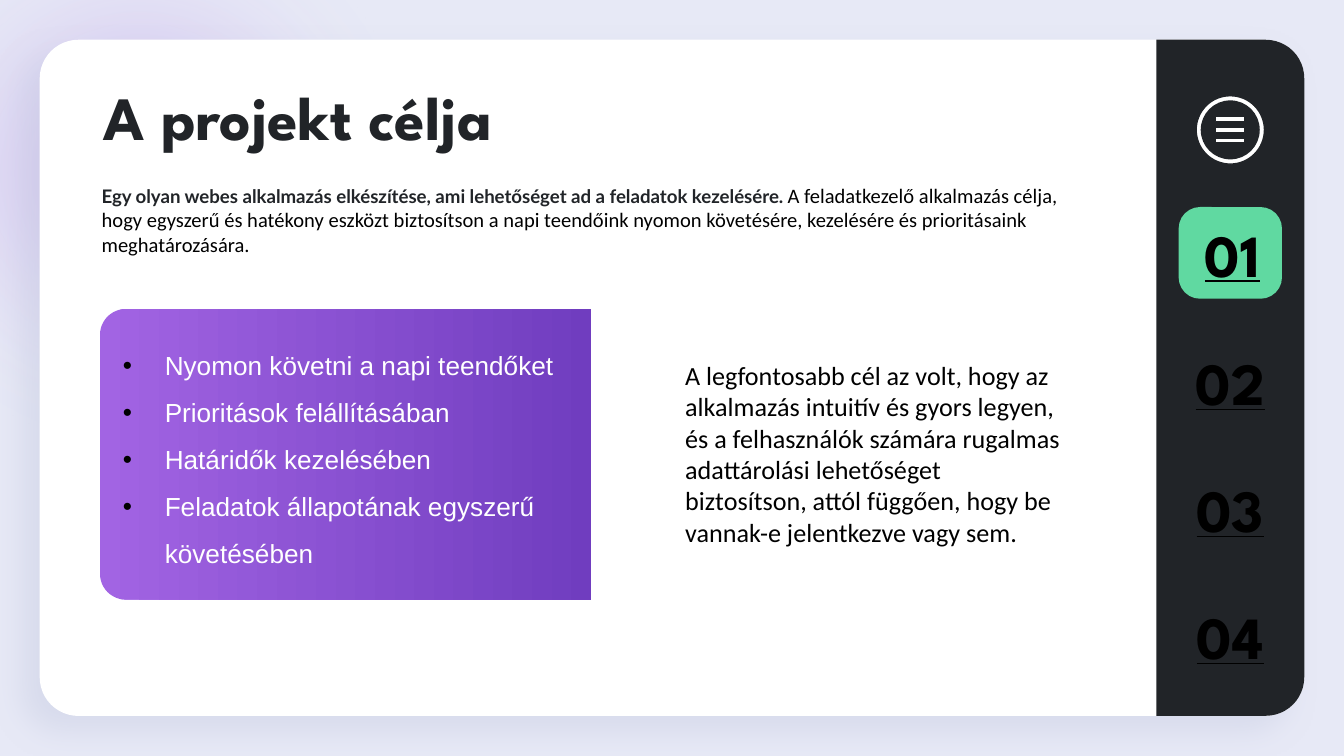
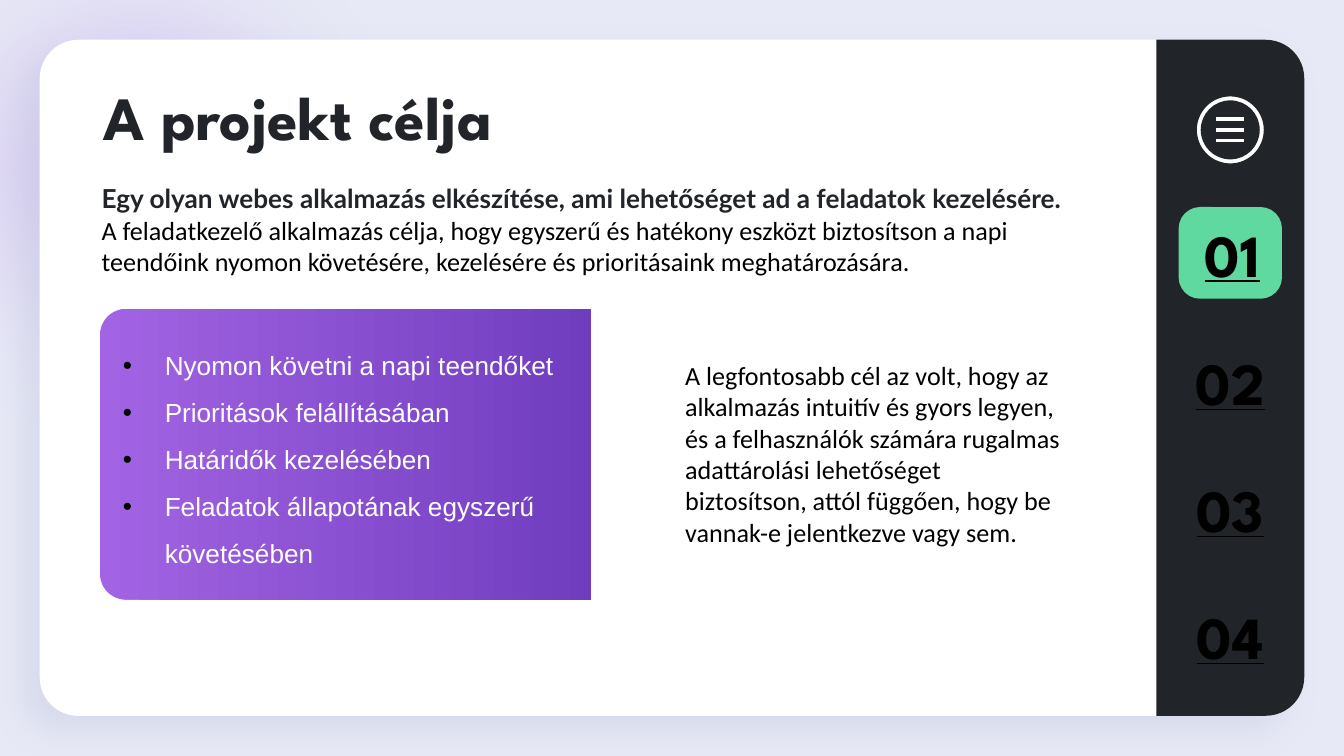
Before and after one commit to DrDevoo/ToDoApp_NextJS, a slide deck: slide 2 of Documents/ToDoApp Bemutató.pptx. Drawn at 1344x756 pixels with LibreOffice and Linux fonts; fonts in the diff are those of the drawing. Boxes give left, top, right and bottom in pixels: in the first picture for what was removed or moved away, otherwise in the second. Text is boxed around its words. In the diff, an @@ line names an element or a change of style, - is before the commit and + after.

```diff
--- a/Documents/ToDoApp Bemutató.pptx
+++ b/Documents/ToDoApp Bemutató.pptx
@@ text "Egy olyan webes alkalmazás elkészítése, ..." at <box>102,188,1061,276</box>: size 10 to 14 pt in "Egy olyan webes alkalmazás elkészítése, ami lehetőséget ..."; size 11 to 14 pt in "A feladatkezelő alkalmazás célja, hogy egyszerű és ..." @@
```
Also in this commit, not shown: 2 other slides changed, 1 slide added, 1 slide removed.
